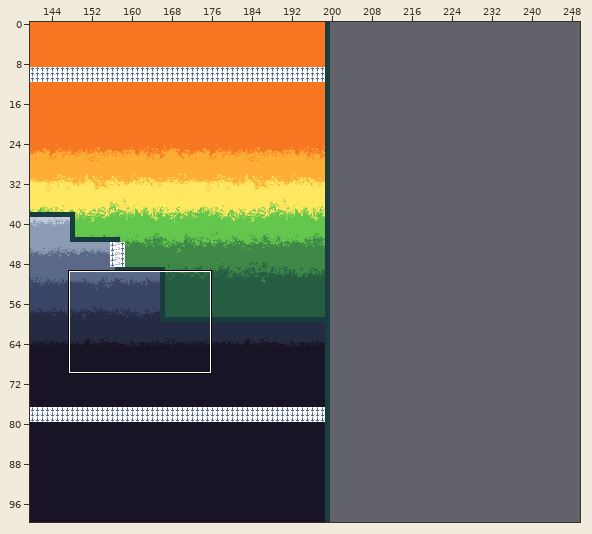
An edit to a level. Tiled map, assets/maps/Test.tmx. The picture above shows the old version from afar; the outline marks the close-up.
Close-up. As it was:
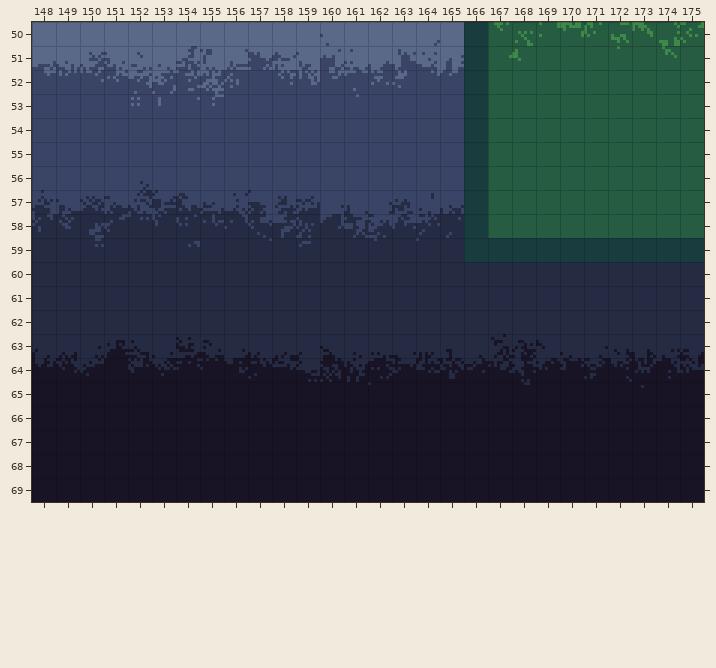
Cells are 8x8 px. Shown: x 148..175, y 50..69. The commit also changed other parts of the map, which this record leaves out. The old version is drawn lined up with the new one.
After:
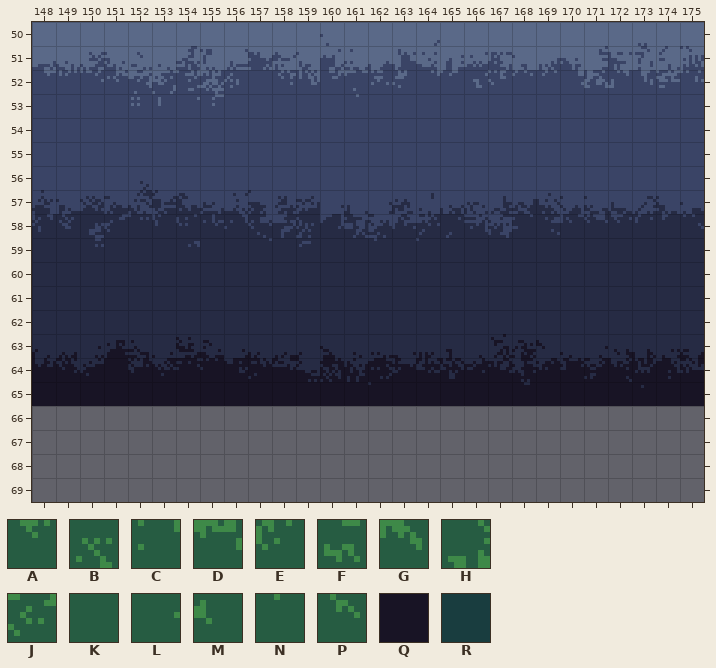
Key: from "Gradient-Green-Orange": A 838, B 839, C 840, D 841, E 842, F 843, G 844, H 845, J 846, K 867, L 870, M 871, N 875, P 877; from "Gradient-Grey-DarkGrey": Q 983; from "Ground": R 0.
_ is an empty cell, # one hidden under a higher layer.
From old to new:
{"change": "map size 200x100 -> 250x100 cells"}
{"where": "layer \"Bottom Gradient\""}
{"y":66,"x":148,"old":"QQQQQQQQQQQQQQQQQQQQQQQQQQQQ","new":"____________________________"}
{"y":67,"x":148,"old":"QQQQQQQQQQQQQQQQQQQQQQQQQQQQ","new":"____________________________"}
{"y":68,"x":148,"old":"QQQQQQQQQQQQQQQQQQQQQQQQQQQQ","new":"____________________________"}
{"y":69,"x":148,"old":"QQQQQQQQQQQQQQQQQQQQQQQQQQQQ","new":"____________________________"}
{"where": "layer \"Top Gradient\""}
{"y":50,"x":166,"old":"#ABCDEFGHJ","new":"__________"}
{"y":51,"x":166,"old":"#LMKKKNKPK","new":"__________"}
{"y":52,"x":166,"old":"#KKKKKKKKK","new":"__________"}
{"y":53,"x":166,"old":"#KKKKKKKKK","new":"__________"}
{"y":54,"x":166,"old":"#KKKKKKKKK","new":"__________"}
{"y":55,"x":166,"old":"#KKKKKKKKK","new":"__________"}
{"y":56,"x":167,"old":"KKKKKKKKK","new":"_________"}
{"y":57,"x":167,"old":"KKKKKKKKK","new":"_________"}
{"y":58,"x":167,"old":"KKKKKKKKK","new":"_________"}
{"where": "layer \"Ground\""}
{"y":50,"x":166,"old":"R","new":"_"}
{"y":51,"x":166,"old":"R","new":"_"}
{"y":52,"x":166,"old":"R","new":"_"}
{"y":53,"x":166,"old":"R","new":"_"}
{"y":54,"x":166,"old":"R","new":"_"}
{"y":55,"x":166,"old":"R","new":"_"}
{"y":56,"x":166,"old":"R","new":"_"}
{"y":57,"x":166,"old":"R","new":"_"}
{"y":58,"x":166,"old":"R","new":"_"}
